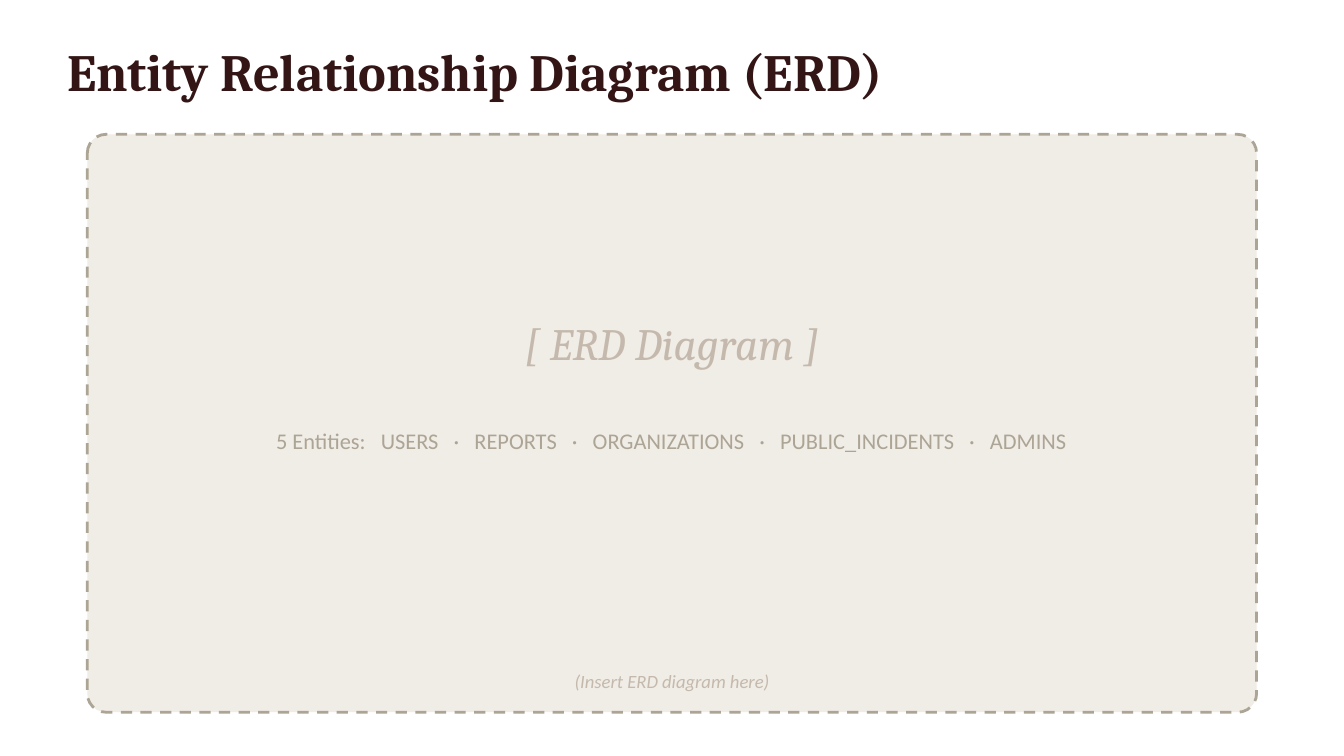
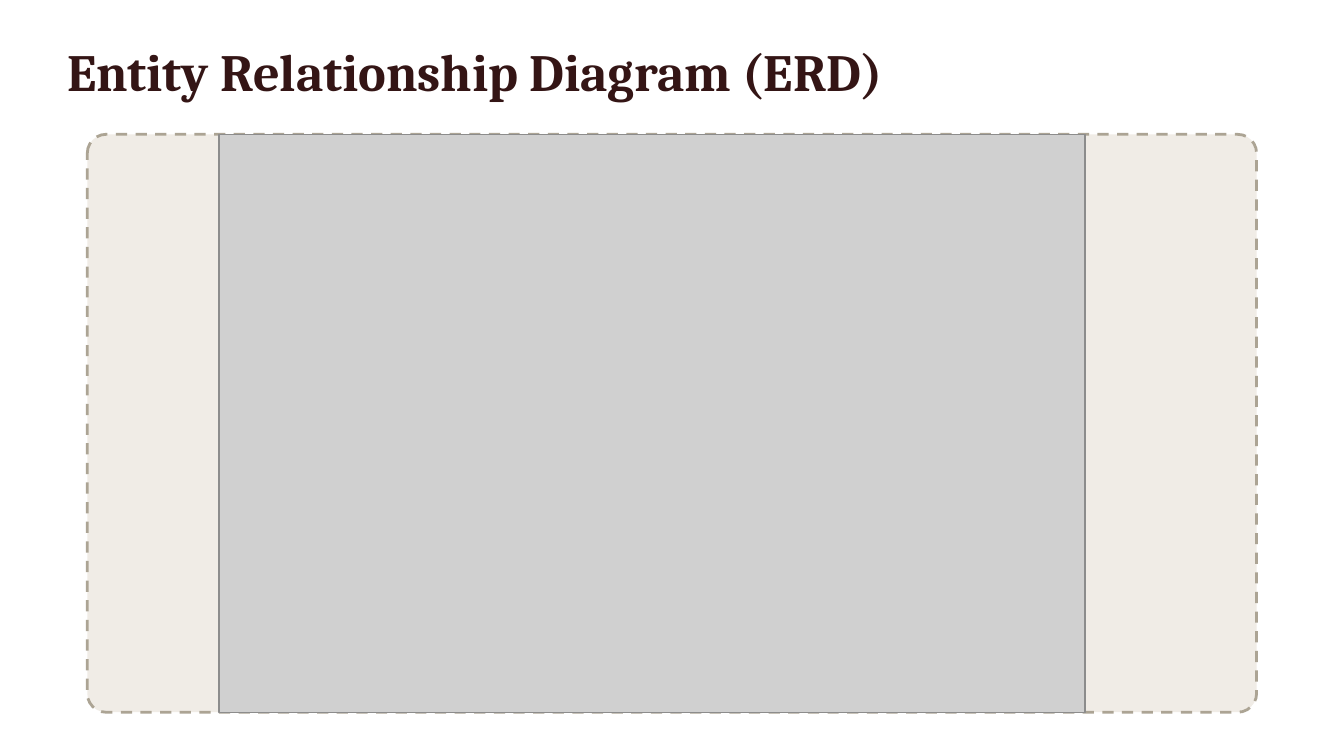
Before and after one commit to BlackQwerty/mybahaya, a slide deck: slide 8 of diagrams-xml/MyBahaya_FYP1.pptx. Drawn at 1344x756 pixels with LibreOffice and Linux fonts; fonts in the diff are those of the drawing; grey boxes stand for pictures. Boxes give left, top, right and bottom in pixels: in the first picture for what was removed or moved away, otherwise in the second. Text is boxed around its words. In the diff, an @@ line names an element or a change of style, - is before the commit and + after.

```diff
--- a/diagrams-xml/MyBahaya_FYP1.pptx
+++ b/diagrams-xml/MyBahaya_FYP1.pptx
@@ picture added at box(219, 134, 1085, 712) @@
@@ text removed at box(550, 330, 794, 370) @@
-[ ERD Diagram ]
@@ text removed at box(276, 434, 1066, 452) @@
-5 Entities: USERS · REPORTS · ORGANIZATIONS · PUBLIC_INCIDENTS · ADMINS
@@ text removed at box(575, 675, 769, 691) @@
-(Insert ERD diagram here)
```
Also in this commit, not shown: 2 other slides changed, 14 other files.
